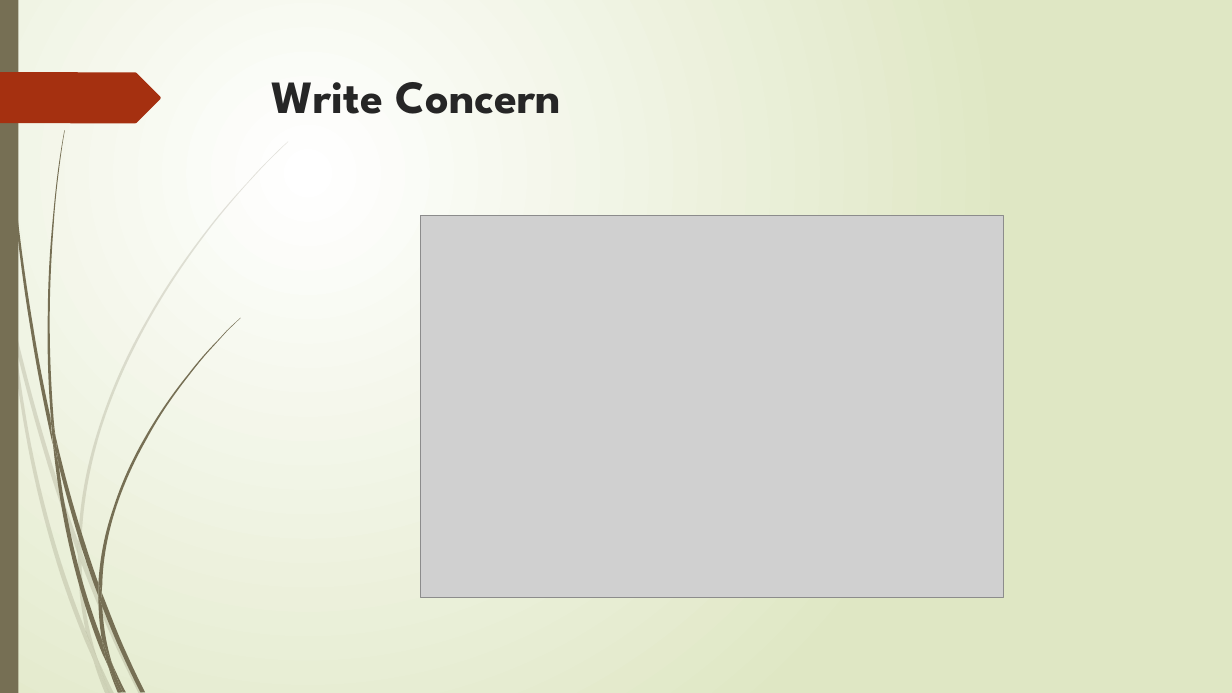
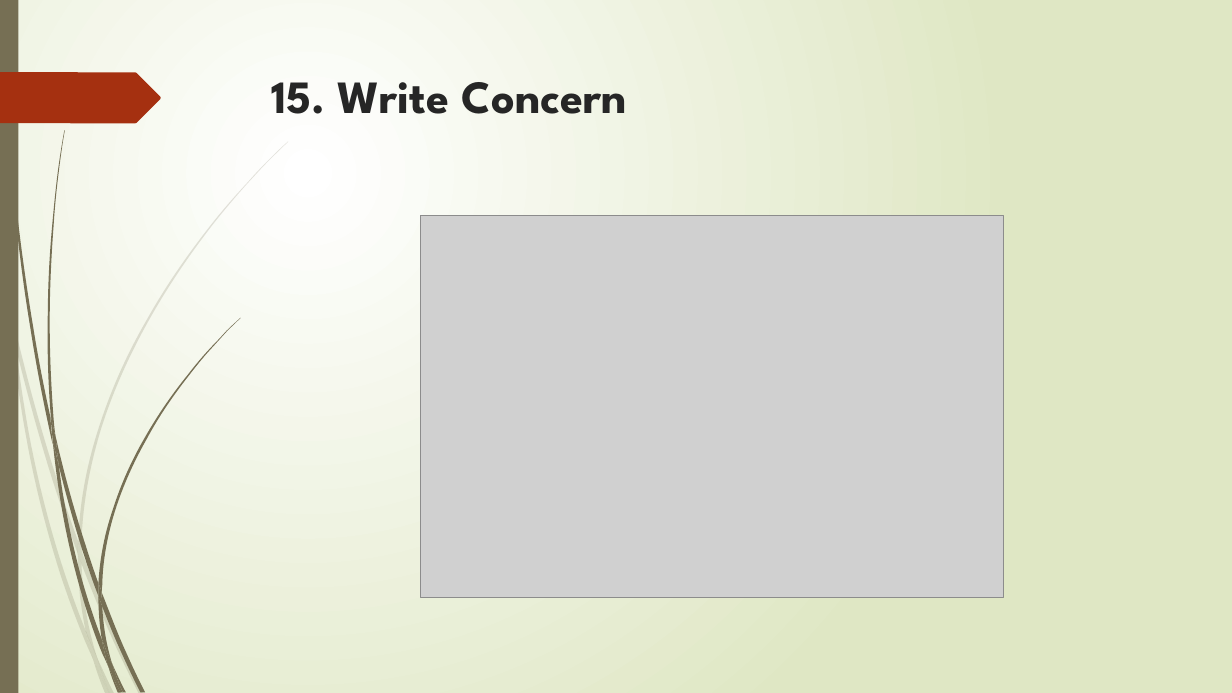
Before and after one commit to deepak127425/UST_Tasks, a slide deck: slide 22 of 1.MongoDB/4.MongoDB operations 13_Dec_2020/MongoDB operations.pptx. Drawn at 1232x693 pixels with LibreOffice and Linux fonts; fonts in the diff are those of the drawing; grey boxes stand for pictures. Boxes give left, top, right and bottom in pixels: in the first picture for what was removed or moved away, otherwise in the second. Text is boxed around its words. In the diff, an @@ line names an element or a change of style, - is before the commit and + after.

```diff
--- a/1.MongoDB/4.MongoDB operations 13_Dec_2020/MongoDB operations.pptx
+++ b/1.MongoDB/4.MongoDB operations 13_Dec_2020/MongoDB operations.pptx
@@ title at [271, 82, 627, 114]: text changed @@
-Write Concern
+15. Write Concern
```
Also in this commit, not shown: 19 other slides changed.
